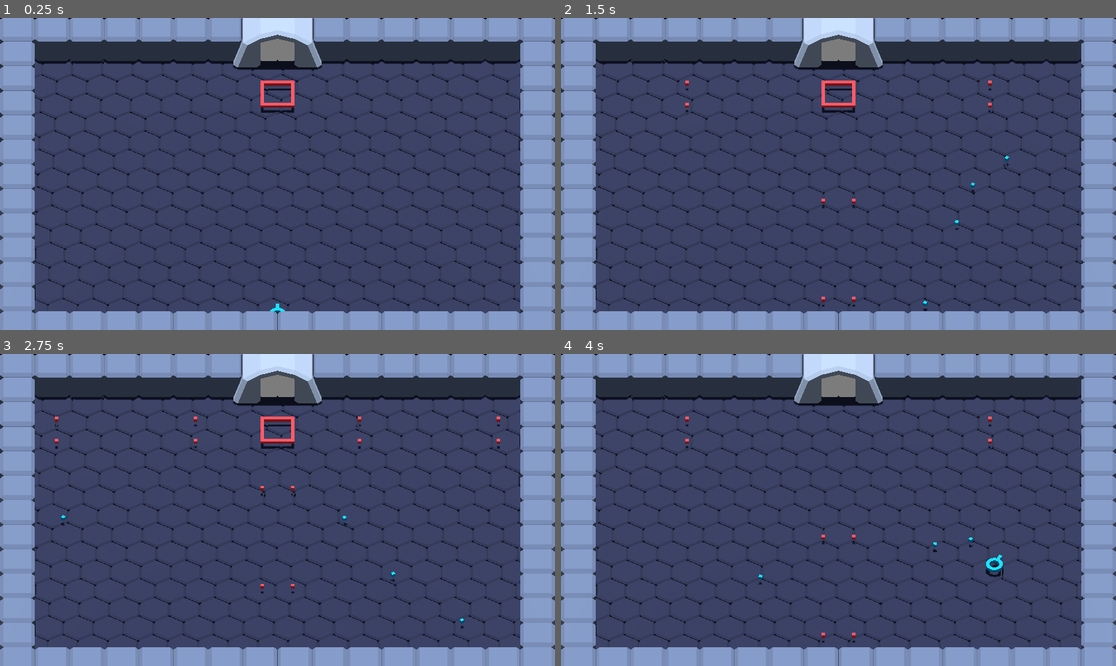
Above: before the commit, frames 1-4 (two rows, left to right).
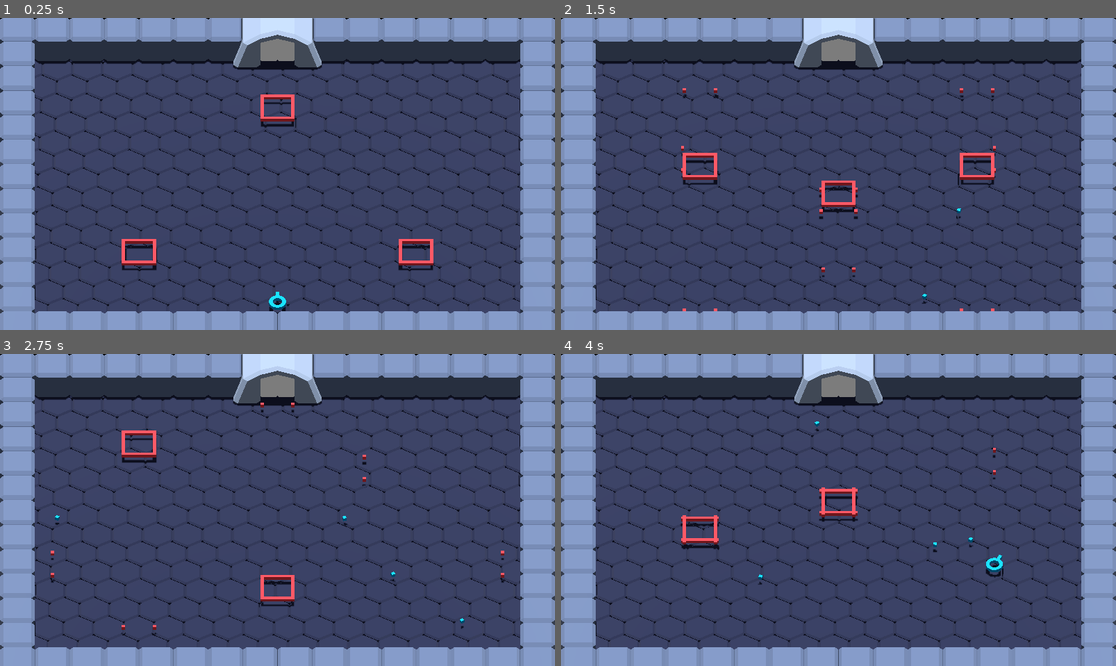
Above: after the commit, the same moments.

Repository: Kwarf/ld54
Game: Godot game, scene res://levels/1/level_1.tscn
Two runs of this game, one before a commit and one after it. Both use one fixed random seed, a clock stepped at 60 frames per second and the inputs below.
Inputs (mouse positions are in pixels of both pictures, inside the frame that each line leads up to):
- Up to frame 1 (0.25 s): no input
- Up to frame 2 (1.5 s): move the mouse to (960, 158) at 0.52 s; press the mouse at (960, 158) at 0.53 s; hold Right (ui_right) 0.53-1.28 s; move the mouse to (727, 189) at 1.27 s; release the mouse at (727, 189) at 1.28 s; hold Down (ui_down) from 1.28 s (still down); click (727, 189) at 1.35 s
- Up to frame 3 (2.75 s): move the mouse to (333, 441) at 2.02 s; release Down (ui_down) at 2.03 s; press the mouse at (333, 441) at 2.03 s; hold Right (ui_right) from 2.03 s (still down)
- Up to frame 4 (4 s): move the mouse to (810, 572) at 2.77 s; release Right (ui_right) at 2.78 s; release the mouse at (810, 572) at 2.78 s; hold Up (ui_up) 2.78-3.53 s; click (810, 572) at 2.85 s; move the mouse to (1005, 556) at 3.52 s; press the mouse at (1005, 556) at 3.53 s; hold Left (ui_left) from 3.53 s (still down)

The runs differ from the first frame. In frame 1, 1.4% of the frame differs, in the area x 21-79%, y 20-95%; in frame 2, 1.8%, in the area x 21-81%, y 20-94%; in frame 3, 1.4%; in frame 4, 1.0%.

Commit message:
The door can be opened

Diff:
--- a/enemies/enemy.gd
+++ b/enemies/enemy.gd
@@ -1,6 +1,7 @@
+class_name Enemy
 extends AnimatableBody3D
 
-@export var bullet_interval = 0.5
+@export var bullet_interval = 1.0
 
 var health = 3
 
@@ -31,4 +32,5 @@
 
 	# If health is 0 or less, destroy this enemy
 	if health <= 0:
+		EventBus.enemy_killed.emit(self)
 		queue_free()
--- /dev/null
+++ b/event_bus.gd
@@ -0,0 +1,3 @@
+extends Node
+
+signal enemy_killed(enemy: Enemy)
--- a/levels/1/level_1.tscn
+++ b/levels/1/level_1.tscn
@@ -6,6 +6,100 @@
 [ext_resource type="PackedScene" uid="uid://0pbhqk6lles7" path="res://levels/door_frame.tscn" id="3_n2tk0"]
 [ext_resource type="PackedScene" uid="uid://dx0gdjo2whej4" path="res://player/player.tscn" id="5_plc43"]
 [ext_resource type="PackedScene" uid="uid://cmaggl3q1u7is" path="res://enemies/cube/cube.tscn" id="6_ch3q7"]
+
+[sub_resource type="Animation" id="Animation_6urmj"]
+length = 0.001
+tracks/0/type = "value"
+tracks/0/imported = false
+tracks/0/enabled = true
+tracks/0/path = NodePath("left:position")
+tracks/0/interp = 1
+tracks/0/loop_wrap = true
+tracks/0/keys = {
+"times": PackedFloat32Array(0),
+"transitions": PackedFloat32Array(1),
+"update": 0,
+"values": [Vector3(-4, 0, 3)]
+}
+tracks/1/type = "value"
+tracks/1/imported = false
+tracks/1/enabled = true
+tracks/1/path = NodePath("center:position")
+tracks/1/interp = 1
+tracks/1/loop_wrap = true
+tracks/1/keys = {
+"times": PackedFloat32Array(0),
+"transitions": PackedFloat32Array(1),
+"update": 0,
+"values": [Vector3(0, 0, -4)]
+}
+tracks/2/type = "value"
+tracks/2/imported = false
+tracks/2/enabled = true
+tracks/2/path = NodePath("right:position")
+tracks/2/interp = 1
+tracks/2/loop_wrap = true
+tracks/2/keys = {
+"times": PackedFloat32Array(0),
+"transitions": PackedFloat32Array(1),
+"update": 0,
+"values": [Vector3(4, 0, 3)]
+}
+
+[sub_resource type="Animation" id="Animation_lex0i"]
+resource_name = "movement"
+length = 5.0
+loop_mode = 1
+tracks/0/type = "value"
+tracks/0/imported = false
+tracks/0/enabled = true
+tracks/0/path = NodePath("left:position")
+tracks/0/interp = 1
+tracks/0/loop_wrap = true
+tracks/0/keys = {
+"times": PackedFloat32Array(0, 2.5, 5),
+"transitions": PackedFloat32Array(1, 1, 1),
+"update": 0,
+"values": [Vector3(-4, 0, 3), Vector3(-4, 0, -4), Vector3(-4, 0, 3)]
+}
+tracks/1/type = "value"
+tracks/1/imported = false
+tracks/1/enabled = true
+tracks/1/path = NodePath("center:position")
+tracks/1/interp = 1
+tracks/1/loop_wrap = true
+tracks/1/keys = {
+"times": PackedFloat32Array(0, 2.5, 5),
+"transitions": PackedFloat32Array(1, 1, 1),
+"update": 0,
+"values": [Vector3(0, 0, -4), Vector3(0, 0, 3), Vector3(0, 0, -4)]
+}
+tracks/2/type = "value"
+tracks/2/imported = false
+tracks/2/enabled = true
+tracks/2/path = NodePath("right:position")
+tracks/2/interp = 1
+tracks/2/loop_wrap = true
+tracks/2/keys = {
+"times": PackedFloat32Array(0, 2.5, 5),
+"transitions": PackedFloat32Array(1, 1, 1),
+"update": 0,
+"values": [Vector3(4, 0, 3), Vector3(4, 0, -4), Vector3(4, 0, 3)]
+}
+
+[sub_resource type="AnimationLibrary" id="AnimationLibrary_uexbo"]
+_data = {
+"RESET": SubResource("Animation_6urmj"),
+"movement": SubResource("Animation_lex0i")
+}
+
+[sub_resource type="GDScript" id="GDScript_p3yp4"]
+script/source = "extends AnimationPlayer
+
+
+func _ready() -> void:
+	play(\"movement\")
+"
 
 [node name="Level 1" type="Node3D"]
 
@@ -30,9 +124,21 @@
 shadow_enabled = true
 
 [node name="Player" parent="." instance=ExtResource("5_plc43")]
-transform = Transform3D(1, 0, 0, 0, 1, 0, 0, 0, 1, 0, 0, 5)
+transform = Transform3D(1, 0, 0, 0, 1, 0, 0, 0, 1, 0, 0, 4.5)
 
 [node name="Enemies" type="Node3D" parent="."]
 
-[node name="cube" parent="Enemies" instance=ExtResource("6_ch3q7")]
+[node name="left" parent="Enemies" instance=ExtResource("6_ch3q7")]
+transform = Transform3D(1, 0, 0, 0, 1, 0, 0, 0, 1, -4, 0, 3)
+
+[node name="center" parent="Enemies" instance=ExtResource("6_ch3q7")]
 transform = Transform3D(1, 0, 0, 0, 1, 0, 0, 0, 1, 0, 0, -4)
+
+[node name="right" parent="Enemies" instance=ExtResource("6_ch3q7")]
+transform = Transform3D(1, 0, 0, 0, 1, 0, 0, 0, 1, 4, 0, 3)
+
+[node name="AnimationPlayer" type="AnimationPlayer" parent="Enemies"]
+libraries = {
+"": SubResource("AnimationLibrary_uexbo")
+}
+script = SubResource("GDScript_p3yp4")
--- /dev/null
+++ b/levels/door_frame.gd
@@ -0,0 +1,11 @@
+extends StaticBody3D
+
+
+func _ready() -> void:
+	EventBus.enemy_killed.connect(_on_enemy_killed)
+
+
+func _on_enemy_killed(_enemy: Node) -> void:
+	# If the last enemy was killed, open the door
+	if get_tree().get_nodes_in_group("enemies").size() == 1:
+		$AnimationPlayer.play("open")
--- a/levels/door_frame.tscn
+++ b/levels/door_frame.tscn
@@ -1,6 +1,7 @@
-[gd_scene load_steps=10 format=3 uid="uid://0pbhqk6lles7"]
+[gd_scene load_steps=11 format=3 uid="uid://0pbhqk6lles7"]
 
 [ext_resource type="PackedScene" uid="uid://c2kd4k2rupgf7" path="res://levels/door_frame.glb" id="1_leeu5"]
+[ext_resource type="Script" path="res://levels/door_frame.gd" id="2_ekoq2"]
 [ext_resource type="Shader" path="res://endesga-32.gdshader" id="2_htak1"]
 [ext_resource type="Texture2D" uid="uid://c8i0at6in0hl" path="res://assets/endesga-32-32x.png" id="3_g4pw4"]
 [ext_resource type="PackedScene" uid="uid://dy1muryjr3a2s" path="res://levels/door.tscn" id="4_v76ot"]
@@ -13,6 +14,33 @@
 
 [sub_resource type="ConcavePolygonShape3D" id="ConcavePolygonShape3D_ylf68"]
 data = PackedVector3Array(-0.5, 0.1, -0.65, -0.5, 1, 0.65, -0.5, 1, -0.65, -0.5, 0.1, -0.65, -0.5, 0.1, 0.65, -0.5, 1,  …(6557 unchanged characters)…
+
+[sub_resource type="Animation" id="Animation_5uonk"]
+length = 0.001
+tracks/0/type = "value"
+tracks/0/imported = false
+tracks/0/enabled = true
+tracks/0/path = NodePath("Door:position")
+tracks/0/interp = 1
+tracks/0/loop_wrap = true
+tracks/0/keys = {
+"times": PackedFloat32Array(0),
+"transitions": PackedFloat32Array(1),
+"update": 0,
+"values": [Vector3(0, 0, 0)]
+}
+tracks/1/type = "value"
+tracks/1/imported = false
+tracks/1/enabled = true
+tracks/1/path = NodePath("Door2:position")
+tracks/1/interp = 1
+tracks/1/loop_wrap = true
+tracks/1/keys = {
+"times": PackedFloat32Array(0),
+"transitions": PackedFloat32Array(1),
+"update": 0,
+"values": [Vector3(0, 0, 0)]
+}
 
 [sub_resource type="Animation" id="Animation_wg7c5"]
 resource_name = "open"
@@ -41,33 +69,6 @@
 "values": [Vector3(0, 0, 0), Vector3(0.45, 2.08165e-12, 2.08165e-12)]
 }
 
-[sub_resource type="Animation" id="Animation_5uonk"]
-length = 0.001
-tracks/0/type = "value"
-tracks/0/imported = false
-tracks/0/enabled = true
-tracks/0/path = NodePath("Door:position")
-tracks/0/interp = 1
-tracks/0/loop_wrap = true
-tracks/0/keys = {
-"times": PackedFloat32Array(0),
-"transitions": PackedFloat32Array(1),
-"update": 0,
-"values": [Vector3(0, 0, 0)]
-}
-tracks/1/type = "value"
-tracks/1/imported = false
-tracks/1/enabled = true
-tracks/1/path = NodePath("Door2:position")
-tracks/1/interp = 1
-tracks/1/loop_wrap = true
-tracks/1/keys = {
-"times": PackedFloat32Array(0),
-"transitions": PackedFloat32Array(1),
-"update": 0,
-"values": [Vector3(0, 0, 0)]
-}
-
 [sub_resource type="AnimationLibrary" id="AnimationLibrary_rt8t2"]
 _data = {
 "RESET": SubResource("Animation_5uonk"),
@@ -75,6 +76,7 @@
 }
 
 [node name="DoorFrame" instance=ExtResource("1_leeu5")]
+script = ExtResource("2_ekoq2")
 
 [node name="DoorFrame" parent="." index="0"]
 surface_material_override/0 = SubResource("ShaderMaterial_pi2fc")
--- a/project.godot
+++ b/project.godot
@@ -13,6 +13,10 @@
 config/name="Ludum Dare 54"
 run/main_scene="res://levels/1/level_1.tscn"
 config/features=PackedStringArray("4.1", "Forward Plus")
+
+[autoload]
+
+EventBus="*res://event_bus.gd"
 
 [display]
 
Not shown: 1 places in levels/1/level_1.tscn that only renumber resources
